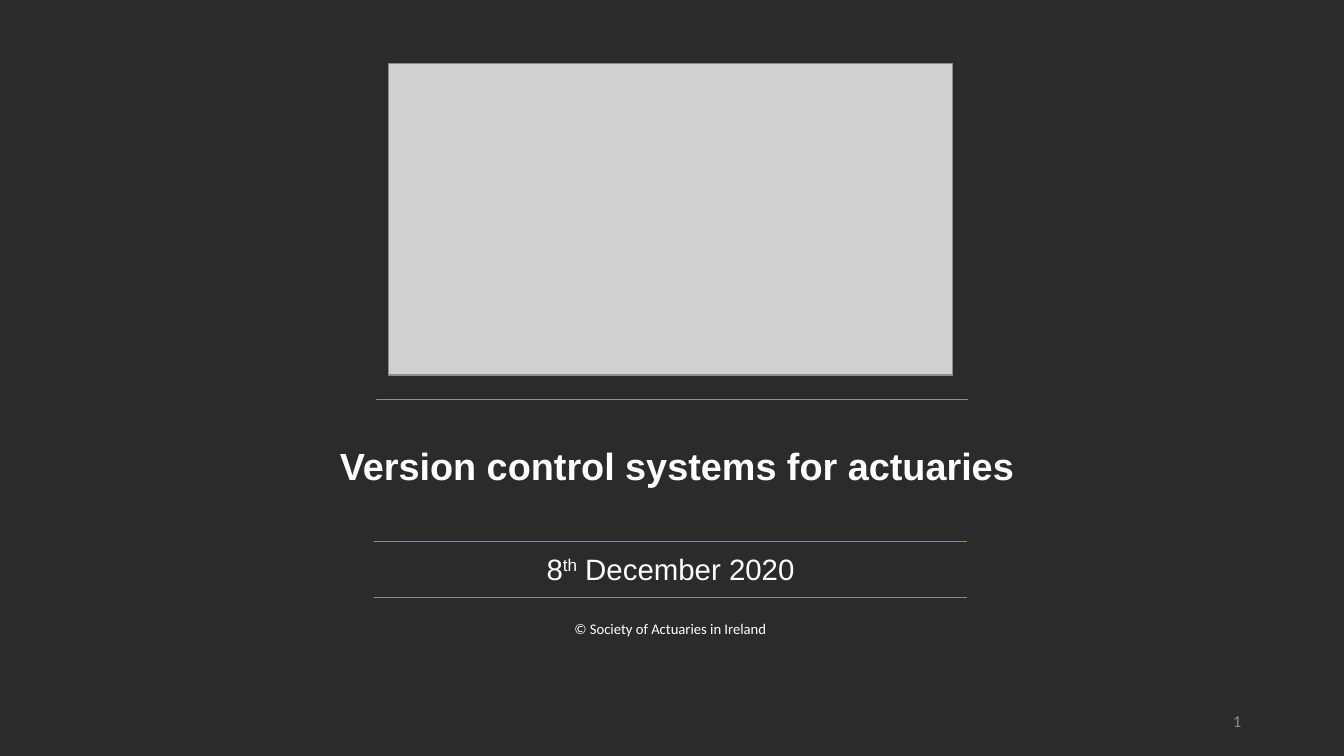
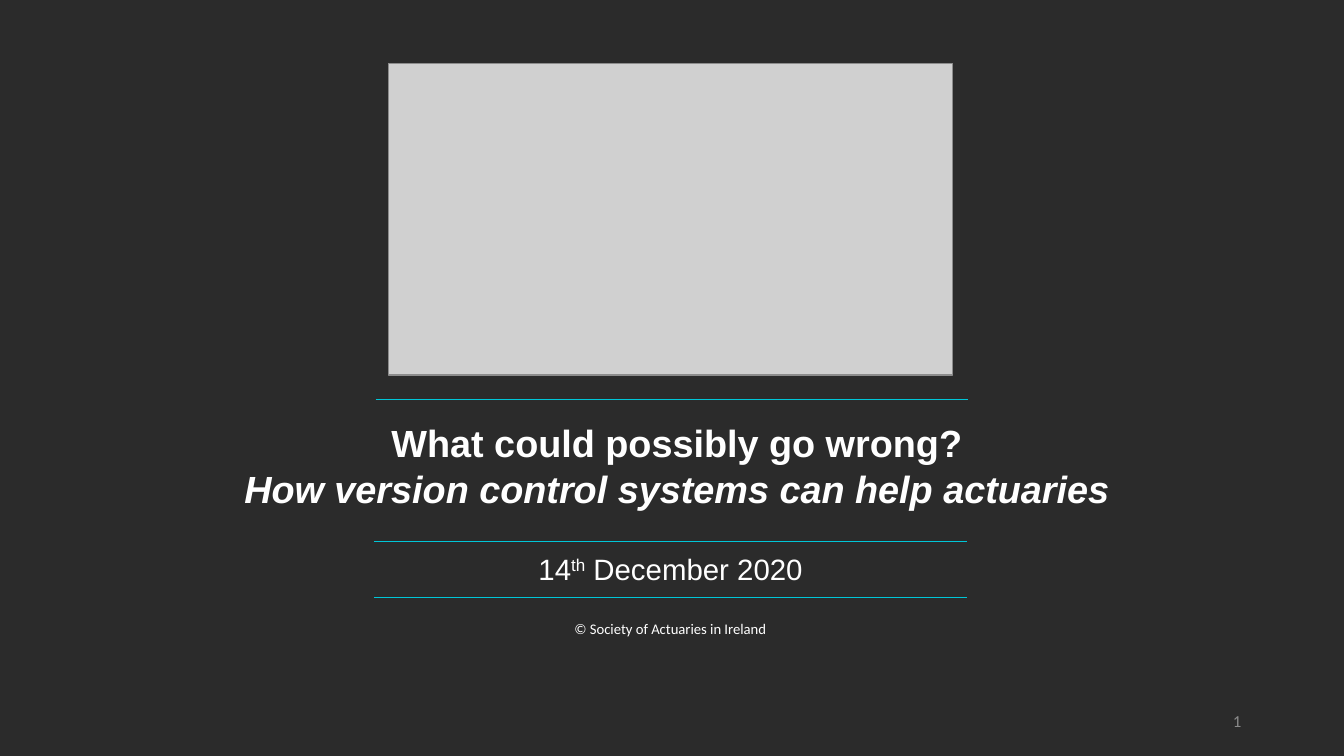
Before and after one commit to saidataanalytics/versioncontrol, a slide deck: slide 1 of SAI_Slides_Version_Control.pptx. Drawn at 1344x756 pixels with LibreOffice and Linux fonts; fonts in the diff are those of the drawing; grey boxes stand for pictures; background and template pictures are left out; a plain dark background stands for a picture behind light text. Boxes give left, top, right and bottom in pixels: in the first picture for what was removed or moved away, otherwise in the second. Text is boxed around its words. In the diff, an @@ line names an element or a change of style, - is before the commit and + after.

```diff
--- a/SAI_Slides_Version_Control.pptx
+++ b/SAI_Slides_Version_Control.pptx
@@ text at [244,429,1109,510]: text changed; italic on @@
-Version control systems for actuaries
+What could possibly go wrong?
+How version control systems can help actuaries
@@ text at [593,558,802,581]: text changed @@
-8th December 2020
+14th December 2020
```
Also in this commit, not shown: 4 other slides changed, 7 slides added, 1 other file.
